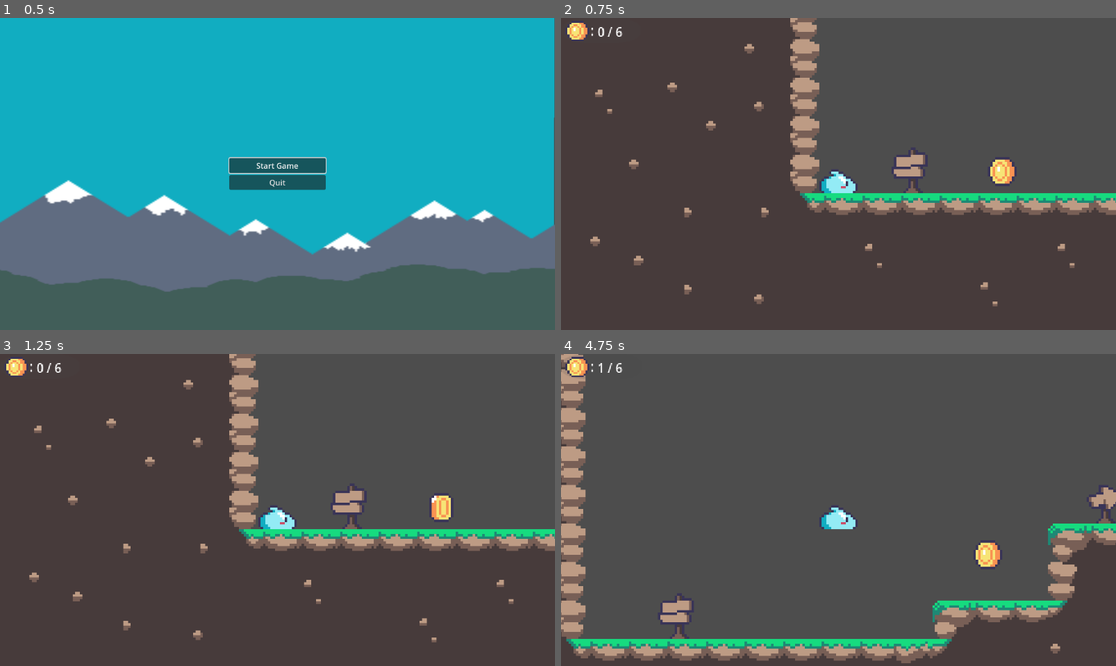
Above: before the commit, frames 1-4 (two rows, left to right).
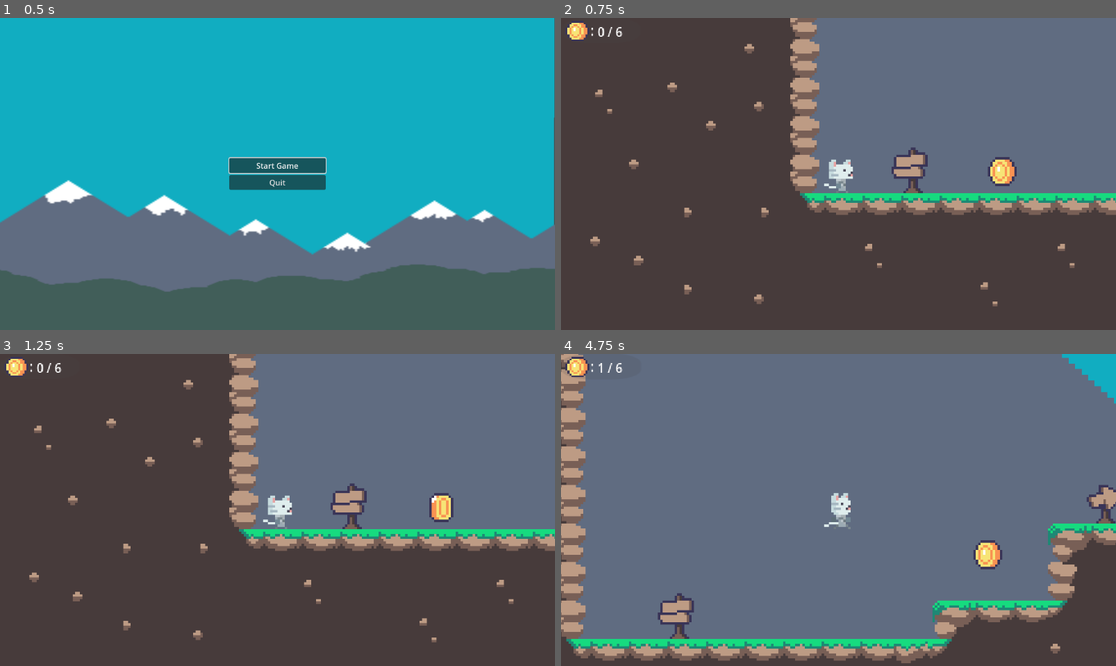
Above: after the commit, the same moments.

Repository: agonzalezla/Godot4-MichiAndTheLostCoins
Game: Godot game, scene res://Scenes/MainMenu.tscn
Two runs of this game, one before a commit and one after it. Both use one fixed random seed, a clock stepped at 60 frames per second and the inputs below.
Inputs:
- Up to frame 1 (0.5 s): no input
- Up to frame 2 (0.75 s): click "Start Game" at 0.5 s
- Up to frame 3 (1.25 s): no input
- Up to frame 4 (4.75 s): tap Enter (ui_accept) at 1.25, 1.52, 2.27, 3.77, 4.52 s; hold Right (ui_right) 1.28-2.78 s; hold Left (ui_left) 2.78-3.53 s; hold Right (ui_right) from 3.53 s (still down)

Frame 1 is identical in both runs. In frame 2, 29% of the frame differs, in the area x 44-100%, y 0-57%; in frame 3, 29%; in frame 4, 79%, in the area x 2-100%, y 0-92%.

Commit message:
[V-0.1.3]: Nuevo sprite del jugador y se asigna el nombre del juego

Diff:
--- a/Scenes/Level.tscn
+++ b/Scenes/Level.tscn
@@ -1,5 +1,7 @@
-[gd_scene load_steps=12 format=4 uid="uid://chh68cxqwlndk"]
+[gd_scene load_steps=14 format=4 uid="uid://chh68cxqwlndk"]
 
+[ext_resource type="Texture2D" uid="uid://ccydne0yw5jj1" path="res://Assets/ThirdParty/Rocky Roads/Backgrounds/mountains_a.png" id="1_5rrr5"]
+[ext_resource type="Texture2D" uid="uid://bpoi1uyh6ogvx" path="res://Assets/ThirdParty/Rocky Roads/Deco/water_a_8frames.png" id="1_or7tv"]
 [ext_resource type="Texture2D" uid="uid://dm2dpoc0162ga" path="res://Assets/ThirdParty/Rocky Roads/Tilesets/tileset_forest.png" id="1_vsvp5"]
 [ext_resource type="PackedScene" uid="uid://dpmqtlaxbs6qw" path="res://Scenes/Player.tscn" id="2_8rbpu"]
 [ext_resource type="PackedScene" uid="uid://cuu4uws6jrerb" path="res://Scenes/CoinGold.tscn" id="3_8rbpu"]
@@ -66,6 +68,18 @@
 [node name="Level1" type="Node2D"]
 texture_filter = 1
 
+[node name="Background" type="Node2D" parent="."]
+
+[node name="Sky" type="Sprite2D" parent="Background"]
+position = Vector2(288, 417)
+scale = Vector2(2.70293, 8.63316)
+texture = ExtResource("1_or7tv")
+
+[node name="Mountains" type="Sprite2D" parent="Background"]
+position = Vector2(289, 518)
+scale = Vector2(2.67716, 2.37988)
+texture = ExtResource("1_5rrr5")
+
 [node name="TileMapLayer" type="TileMapLayer" parent="."]
 tile_map_data = PackedByteArray("AAADACUAAAADAAEAAAAEACUAAAADAAEAAAAFACUAAAADAAEAAAAGACUAAAADAAEAAAAHACUAAAADAAEAAAACAC …(10144 unchanged characters)…
 tile_set = SubResource("TileSet_2nifc")
--- a/Scenes/Player.tscn
+++ b/Scenes/Player.tscn
@@ -1,7 +1,7 @@
 [gd_scene load_steps=8 format=3 uid="uid://dpmqtlaxbs6qw"]
 
 [ext_resource type="Script" uid="uid://m3mmokcvlgtc" path="res://Scripts/player.gd" id="1_kyqiw"]
-[ext_resource type="Texture2D" uid="uid://bs3es83v81psu" path="res://Assets/ThirdParty/Rocky Roads/Enemies/slime_blue.png" id="1_xhfnw"]
+[ext_resource type="Texture2D" uid="uid://dx4qi13dhsvr0" path="res://Assets/Mine/PlayerMeowWalk.png" id="2_kyqiw"]
 
 [sub_resource type="Animation" id="Animation_rpqav"]
 resource_name = "Idle"
@@ -57,16 +57,15 @@
 }
 
 [sub_resource type="RectangleShape2D" id="RectangleShape2D_kpjcp"]
-size = Vector2(16, 10)
+size = Vector2(10, 14)
 
 [node name="CharacterBody2D" type="CharacterBody2D"]
 texture_filter = 1
 script = ExtResource("1_kyqiw")
 
 [node name="Sprite2D" type="Sprite2D" parent="."]
-texture = ExtResource("1_xhfnw")
-flip_h = true
-hframes = 5
+texture = ExtResource("2_kyqiw")
+hframes = 4
 vframes = 2
 
 [node name="AnimationPlayer" type="AnimationPlayer" parent="."]
@@ -76,5 +75,5 @@
 speed_scale = 2.0
 
 [node name="CollisionShape2D" type="CollisionShape2D" parent="."]
-position = Vector2(0, 3)
+position = Vector2(1, 1)
 shape = SubResource("RectangleShape2D_kpjcp")
--- a/Scripts/player.gd
+++ b/Scripts/player.gd
@@ -18,12 +18,14 @@
 	var friction = false
 
 	if Input.is_action_pressed("ui_right"):
-		sprite.flip_h = true
+		#sprite.flip_h = true
+		sprite.flip_h = false
 		animationPlayer.play("Walk")
 		motion.x = min(motion.x + moveSpeed, maxSpeed)
 
 	elif Input.is_action_pressed("ui_left"):
-		sprite.flip_h = false
+		#sprite.flip_h = false
+		sprite.flip_h = true
 		animationPlayer.play("Walk")
 		motion.x = max(motion.x - moveSpeed, -maxSpeed)
 
--- a/project.godot
+++ b/project.godot
@@ -10,7 +10,7 @@
 
 [application]
 
-config/name="Godot4.4-2D-Plataformas"
+config/name="Michi y las monedas perdidas"
 run/main_scene="uid://nkrbmjwht41m"
 config/features=PackedStringArray("4.4", "Forward Plus")
 config/icon="res://icon.svg"
Binary file added: Assets/Mine/PlayerMeowWalk.png
Not shown, added: Assets/Mine/PlayerMeowWalk.png.import
Not shown, changed: CHANGELOG.md
